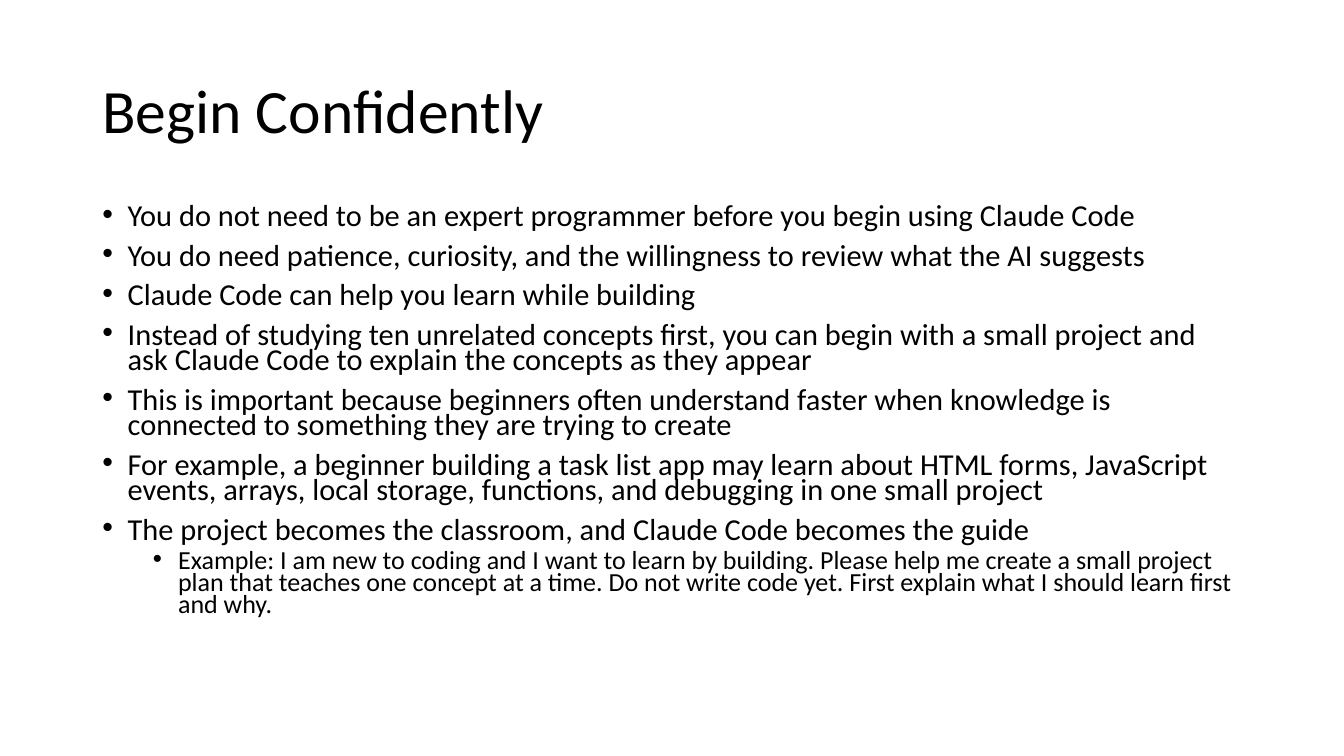
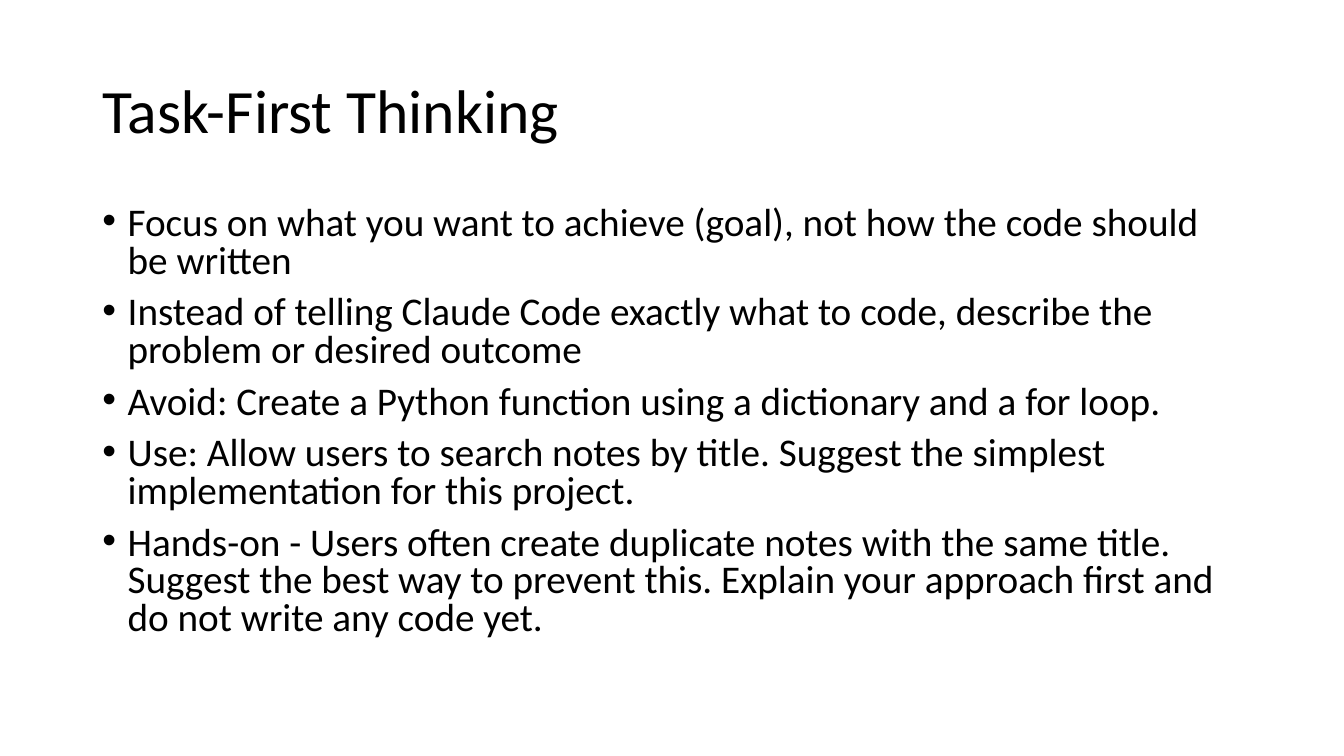
Before and after one commit to atulkahatecdac/claude-code, a slide deck: slide 27 of Claude Code.pptx (slide 26 before the commit). Drawn at 1344x756 pixels with LibreOffice and Linux fonts; fonts in the diff are those of the drawing. Boxes give left, top, right and bottom in pixels: in the first picture for what was removed or moved away, otherwise in the second. Text is boxed around its words. In the diff, an @@ line names an element or a change of style, - is before the commit and + after.

```diff
--- a/Claude Code.pptx
+++ b/Claude Code.pptx
@@ title at bbox=[102, 90, 559, 144]: text changed @@
-Begin Confidently
+Task-First Thinking
@@ text at bbox=[128, 207, 1214, 638]: text changed; size 21.7 to 28 pt @@
-• You do not need to be an expert programmer before you begin using Claude Code
-• You do need patience, curiosity, and the willingness to review what the AI suggests
-• Claude Code can help you learn while building
-• Instead of studying ten unrelated concepts first, you can begin with a small project and ask Claude Code to explain the concepts as they appear
-• This is important because beginners often understand faster when knowledge is connected to something they are trying to create
-• For example, a beginner building a task list app may learn about HTML forms, JavaScript events, arrays, local storage, functions, and debugging in one small project
-• The project becomes the classroom, and Claude Code becomes the guide
-  • Example: I am new to coding and I want to learn by building. Please help me create a small project plan that teaches one concept at a time. Do not write code yet. First explain what I should learn first and why.
+• Focus on what you want to achieve (goal), not how the code should be written
+• Instead of telling Claude Code exactly what to code, describe the problem or desired outcome
+• Avoid: Create a Python function using a dictionary and a for loop.
+• Use: Allow users to search notes by title. Suggest the simplest implementation for this project.
+• Hands-on - Users often create duplicate notes with the same title. Suggest the best way to prevent this. Explain your approach first and do not write any code yet.
```
Also in this commit, not shown: 30 other slides changed, 87 slides added, 180 slides removed.
